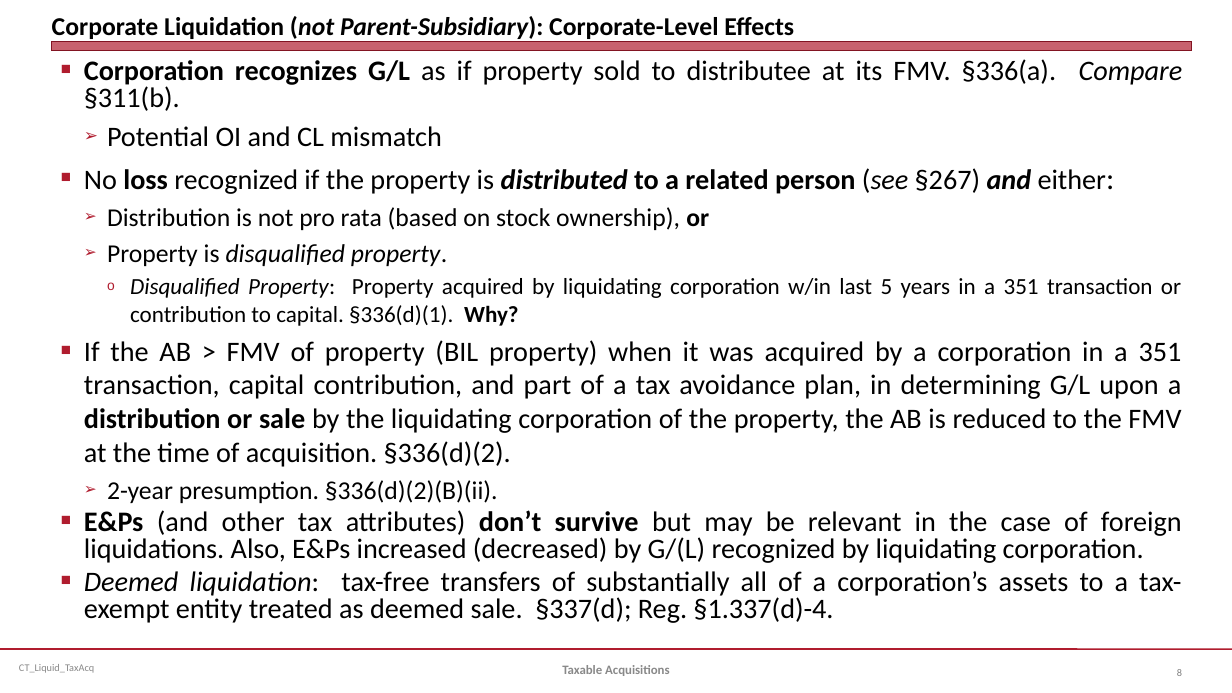
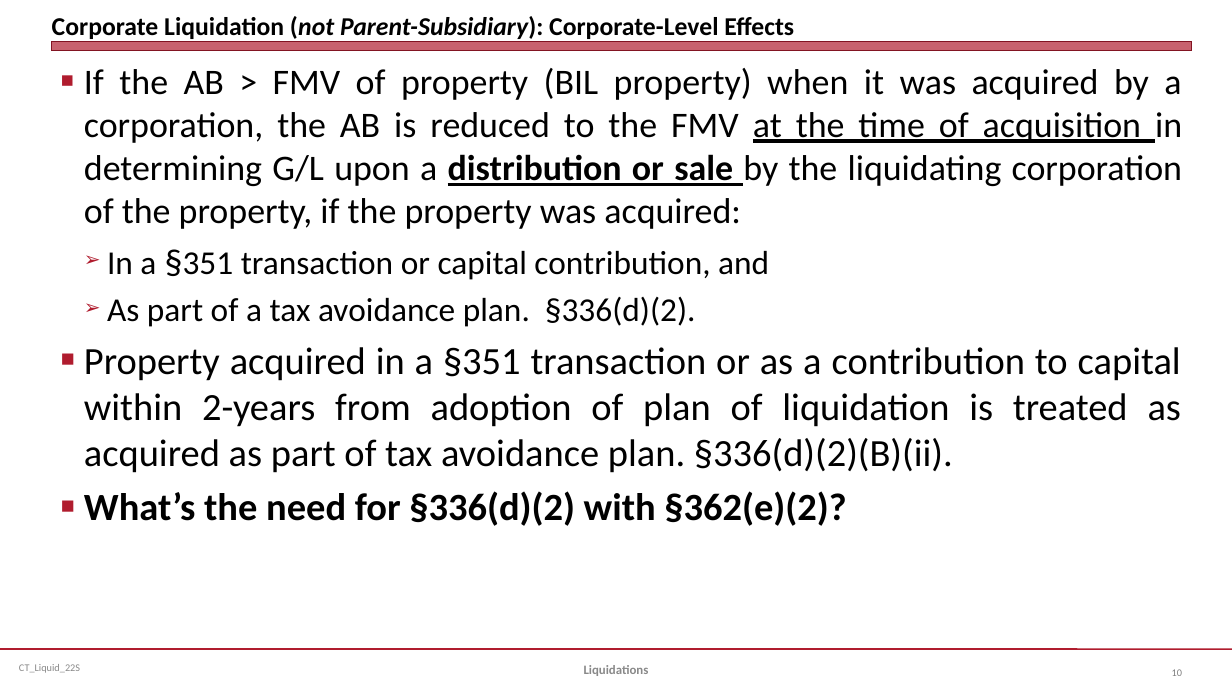
Before and after one commit to jmc877/Corporate-Tax, a slide deck: slide 10 of slides/CT_Liquid_22S.pptx (slide 8 before the commit). Drawn at 1232x693 pixels with LibreOffice and Linux fonts; fonts in the diff are those of the drawing. Boxes give left, top, right and bottom in pixels: in the first picture for what was removed or moved away, otherwise in the second. Text is boxed around its words. In the diff, an @@ line names an element or a change of style, - is before the commit and + after.

```diff
--- a/slides/CT_Liquid_22S.pptx
+++ b/slides/CT_Liquid_22S.pptx
@@ text at (84,68,1182,526): text changed; size 22 to 28 pt @@
-  ■ Corporation recognizes G/L as if property sold to distributee at its FMV. §336(a). Compare §311(b).
-  ➢ Potential OI and CL mismatch
-■ No loss recognized if the property is distributed to a related person (see §267) and either:
-  ➢ Distribution is not pro rata (based on stock ownership), or
-  ➢ Property is disqualified property.
-    o Disqualified Property: Property acquired by liquidating corporation w/in last 5 years in a 351 transaction or contribution to capital. §336(d)(1). Why?
-■ If the AB > FMV of property (BIL property) when it was acquired by a corporation in a 351 transaction, capital contribution, and part of a tax avoidance plan, in determining G/L upon a distribution or sale by the liquidating corporation of the property, the AB is reduced to the FMV at the time of acquisition. §336(d)(2).
-  ➢ 2-year presumption. §336(d)(2)(B)(ii).
-■ E&Ps (and other tax attributes) don’t survive but may be relevant in the case of foreign liquidations. Also, E&Ps increased (decreased) by G/(L) recognized by liquidating corporation.
-■ Deemed liquidation: tax-free transfers of substantially all of a corporation’s assets to a tax-exempt entity treated as deemed sale. §337(d); Reg. §1.337(d)-4.
+■ If the AB > FMV of property (BIL property) when it was acquired by a corporation, the AB is reduced to the FMV at the time of acquisition in determining G/L upon a distribution or sale by the liquidating corporation of the property, if the property was acquired:
+  ➢ In a §351 transaction or capital contribution, and
+  ➢ As part of a tax avoidance plan. §336(d)(2).
+■ Property acquired in a §351 transaction or as a contribution to capital within 2-years from adoption of plan of liquidation is treated as acquired as part of tax avoidance plan. §336(d)(2)(B)(ii).
+■ What’s the need for §336(d)(2) with §362(e)(2)?
@@ text at (19,664,80,673): text changed @@
-CT_Liquid_TaxAcq
+CT_Liquid_22S
@@ text at (584,665,649,676): text changed @@
-Taxable Acquisitions
+Liquidations
@@ page number at (1172,669,1182,676): text changed @@
-8
+10
```
Also in this commit, not shown: 14 other slides changed, 4 slides added, 16 slides removed, 2 other files.
